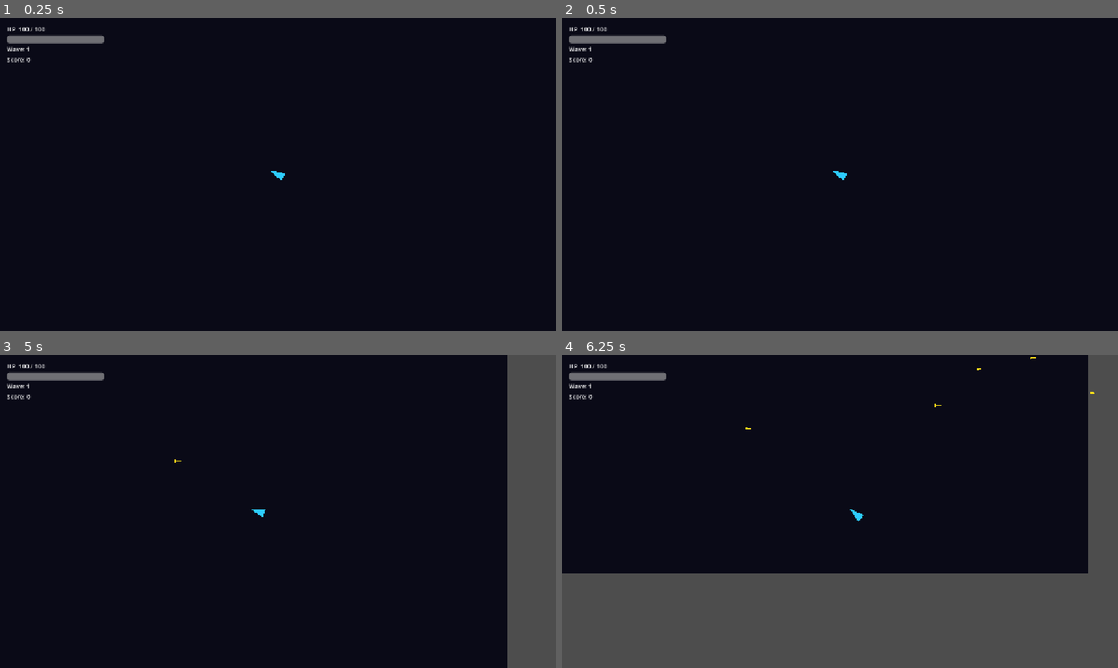
Above: before the commit, frames 1-4 (two rows, left to right).
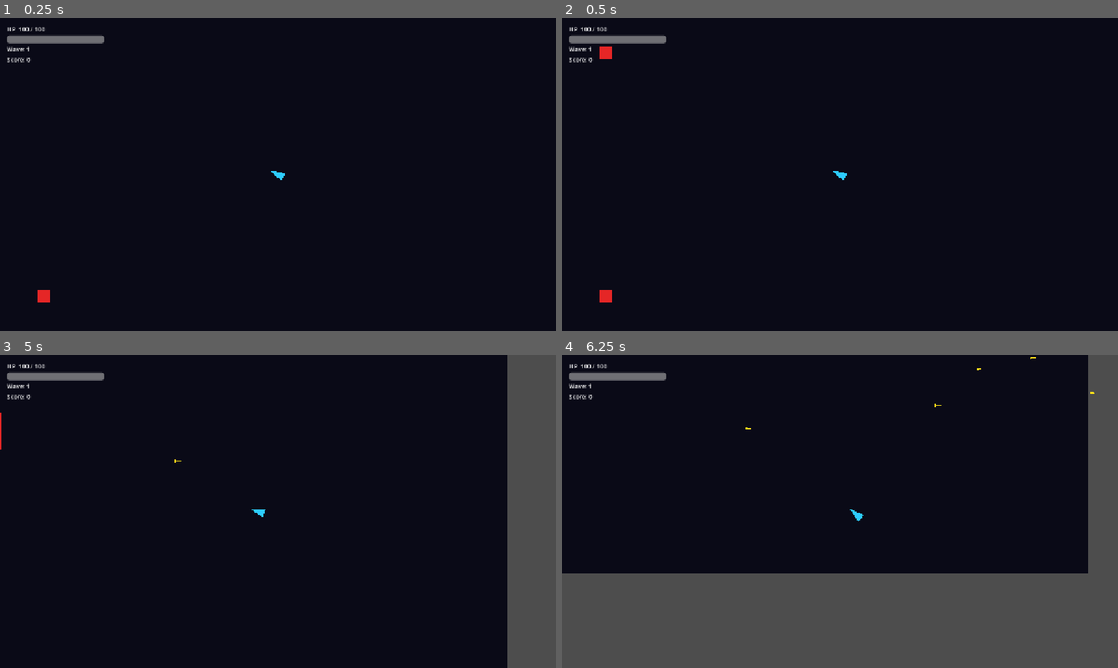
Above: after the commit, the same moments.

Repository: woodbase/Xeno-breach
Game: Godot game, scene res://scenes/levels/test_level.tscn
Two runs of this game, one before a commit and one after it. Both use one fixed random seed, a clock stepped at 60 frames per second and the inputs below.
Inputs (mouse positions are in pixels of both pictures, inside the frame that each line leads up to):
- Up to frame 1 (0.25 s): no input
- Up to frame 2 (0.5 s): no input
- Up to frame 3 (5 s): move the mouse to (400, 495) at 0.52 s; press the mouse at (400, 495) at 0.53 s; hold D (move_right) 0.53-1.28 s; move the mouse to (166, 527) at 1.27 s; release the mouse at (166, 527) at 1.28 s; hold S (move_down) 1.28-2.03 s; click (166, 527) at 1.35 s; move the mouse to (333, 442) at 2.02 s; press the mouse at (333, 442) at 2.03 s; hold D (move_right) 2.03-2.78 s; move the mouse to (250, 574) at 2.77 s; release the mouse at (250, 574) at 2.78 s; hold W (move_up) 2.78-3.53 s; click (250, 574) at 2.85 s; move the mouse to (444, 558) at 3.52 s; press the mouse at (444, 558) at 3.53 s; hold A (move_left) from 3.53 s (still down); move the mouse to (111, 464) at 4.27 s; release the mouse at (111, 464) at 4.28 s; click (111, 464) at 4.35 s
- Up to frame 4 (6.25 s): move the mouse to (867, 511) at 5.02 s; release A (move_left) at 5.03 s; press the mouse at (867, 511) at 5.03 s; hold S (move_down) 5.03-5.78 s; move the mouse to (756, 433) at 5.77 s; release the mouse at (756, 433) at 5.78 s; hold D (move_right) from 5.78 s (still down); click (756, 433) at 5.85 s

The runs differ from the first frame. In frame 1, less than 0.1% of the frame differs, in the area x 6-9%, y 86-91%; in frame 2, 0.2%, in the area x 6-9%, y 9-91%; in frame 3, less than 0.1%; in frame 4, nothing differs.
Error before the commit: Parse Error: Class "GameStateManager" hides an autoload singleton. (res://scripts/systems/game_state_manager.gd:5)

Commit message:
Remove class name from GameStateManager

Diff:
--- a/scripts/systems/game_state_manager.gd
+++ b/scripts/systems/game_state_manager.gd
@@ -2,7 +2,7 @@
 ##
 ## Access via the global [code]GameStateManager[/code] singleton.
 ## Connect to [signal state_changed] to react to transitions without polling.
-class_name GameStateManager
+
 extends Node
 
 enum State {
Not shown, added: scripts/ai/enemy_base.gd.uid
Not shown, added: scripts/combat/base_weapon.gd.uid
Not shown, added: scripts/combat/damageable.gd.uid
Not shown, added: scripts/combat/enemy_projectile.gd.uid
Not shown, added: scripts/combat/projectile.gd.uid
Not shown, added: scripts/core/health_component.gd.uid
Not shown, added: scripts/core/player_controller.gd.uid
Not shown, added: scripts/data/enemy_data.gd.uid
Not shown, added: scripts/data/wave_data.gd.uid
Not shown, added: scripts/data/weapon_data.gd.uid
Not shown, added: scripts/levels/test_level.gd.uid
Not shown, added: scripts/systems/game_state_manager.gd.uid
(and 9 more such lines)
